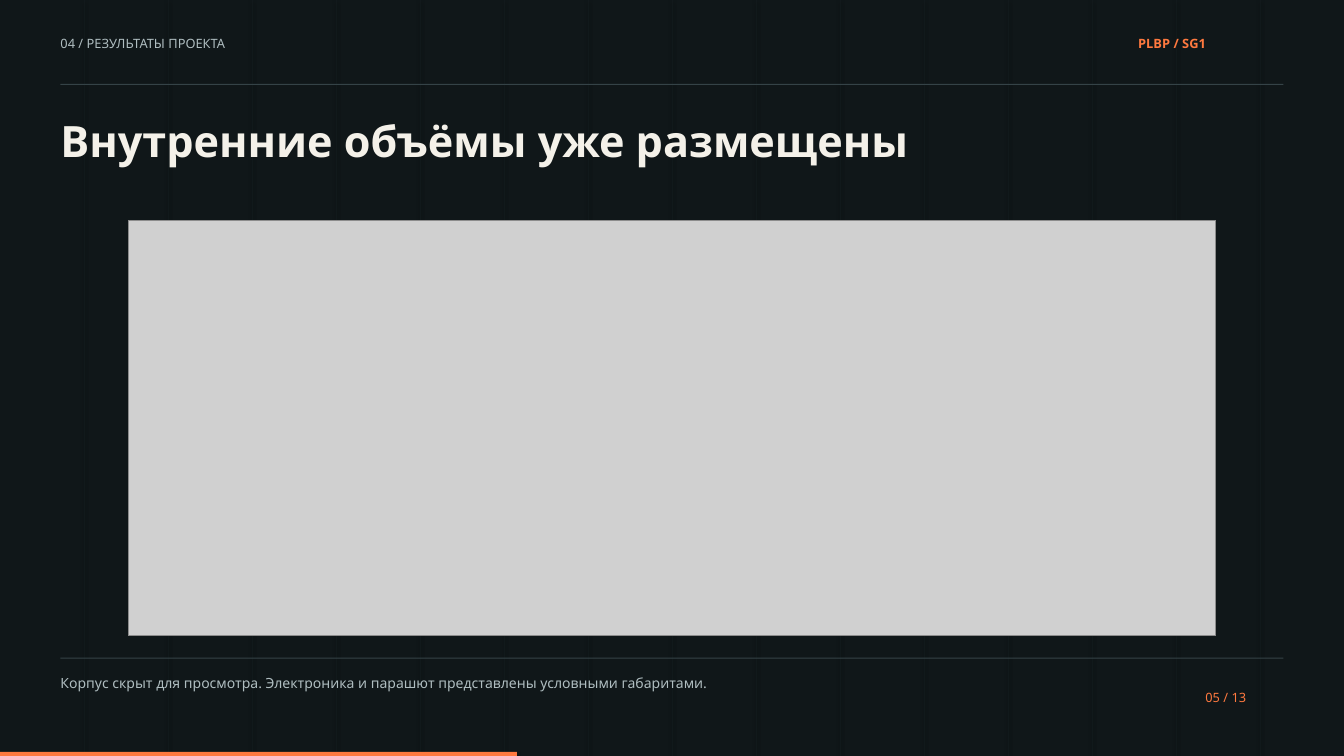
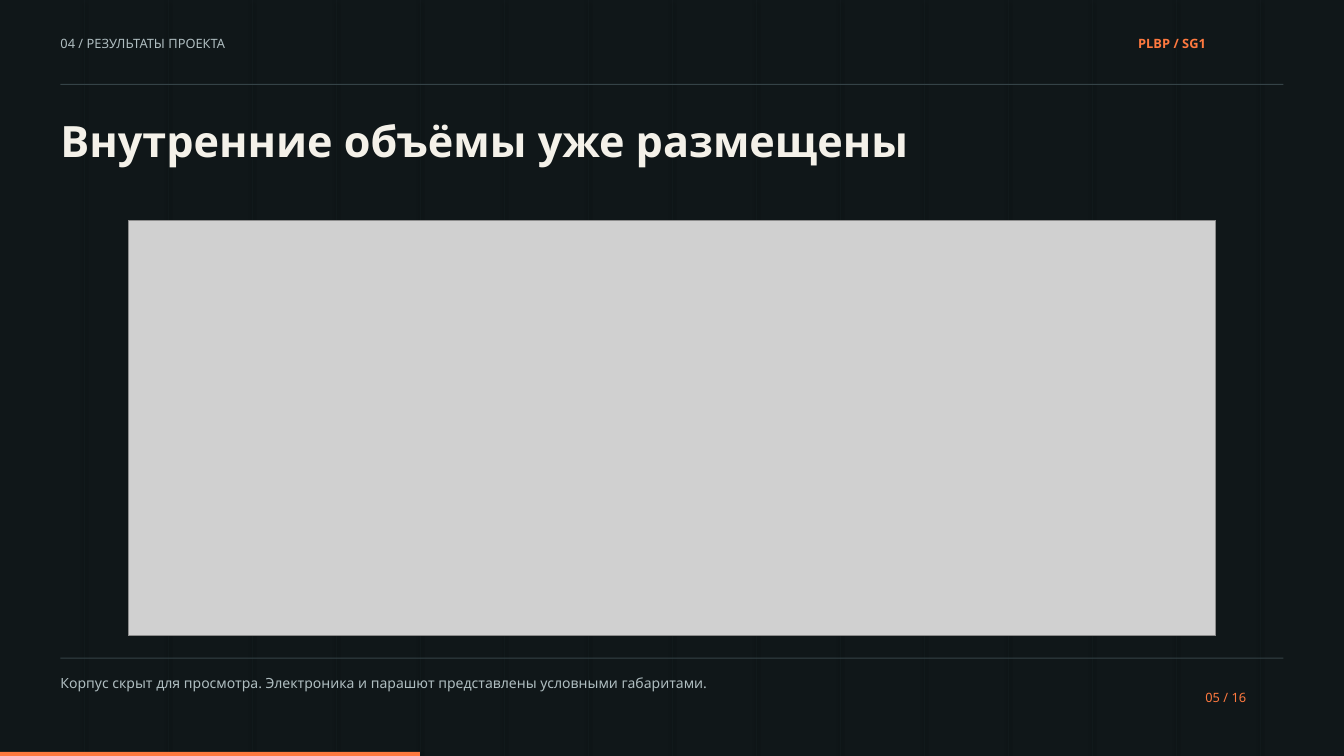
Before and after one commit to Ogonec17/Rocket, a slide deck: slide 5 of presentation/PLBP-SG1.pptx. Drawn at 1344x756 pixels with LibreOffice and Linux fonts; fonts in the diff are those of the drawing; grey boxes stand for pictures. Boxes give left, top, right and bottom in pixels: in the first picture for what was removed or moved away, otherwise in the second. Text is boxed around its words. In the diff, an @@ line names an element or a change of style, - is before the commit and + after.

```diff
--- a/presentation/PLBP-SG1.pptx
+++ b/presentation/PLBP-SG1.pptx
@@ text at (1205, 692, 1247, 702): text changed @@
-05 / 13
+05 / 16
@@ rectangle: place and size @@
-rectangle at (0, 752, 517, 756)
+rectangle at (0, 752, 420, 756)
```
Also in this commit, not shown: 12 other slides changed, 3 slides added, 17 other files.
